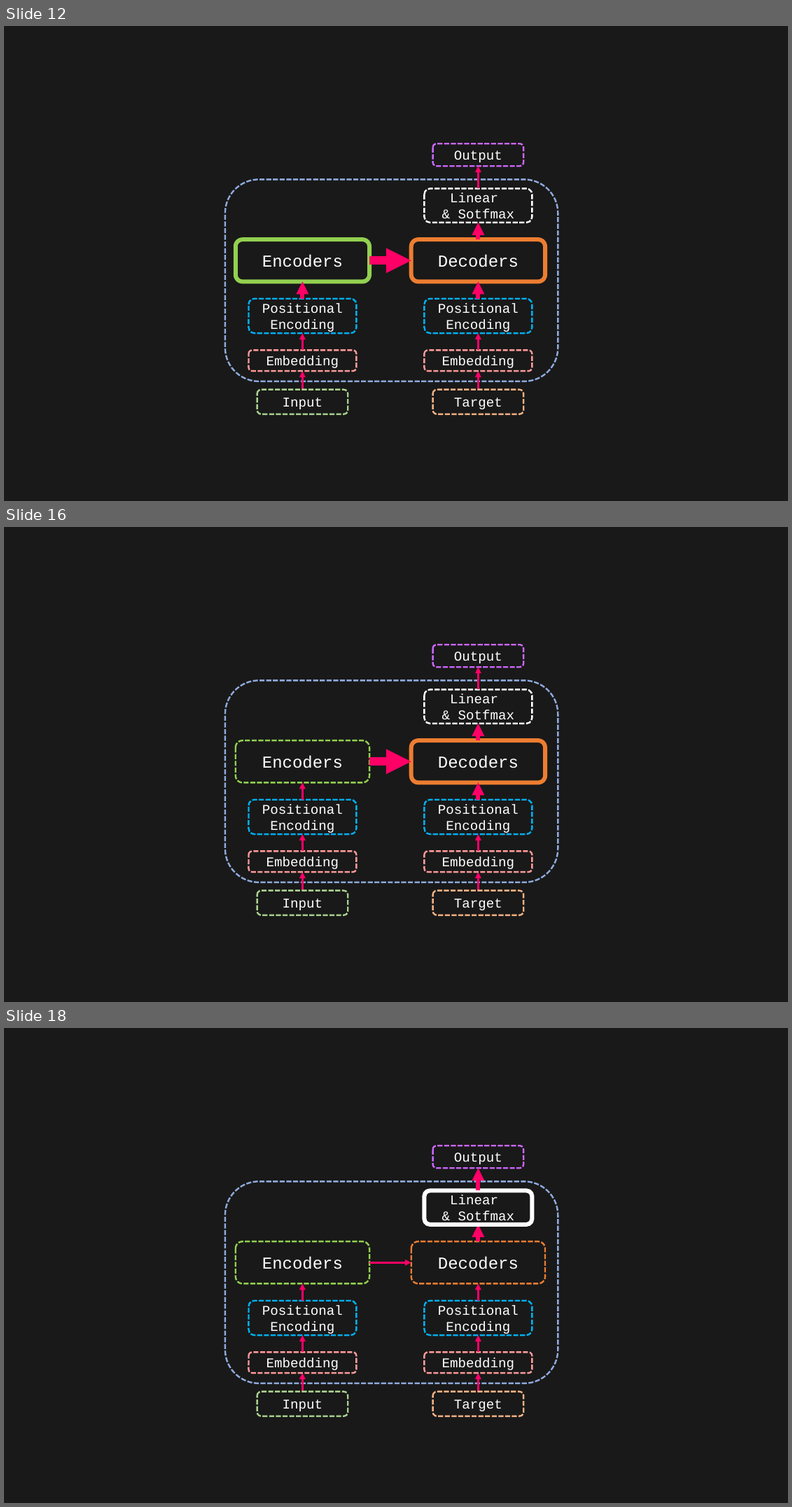
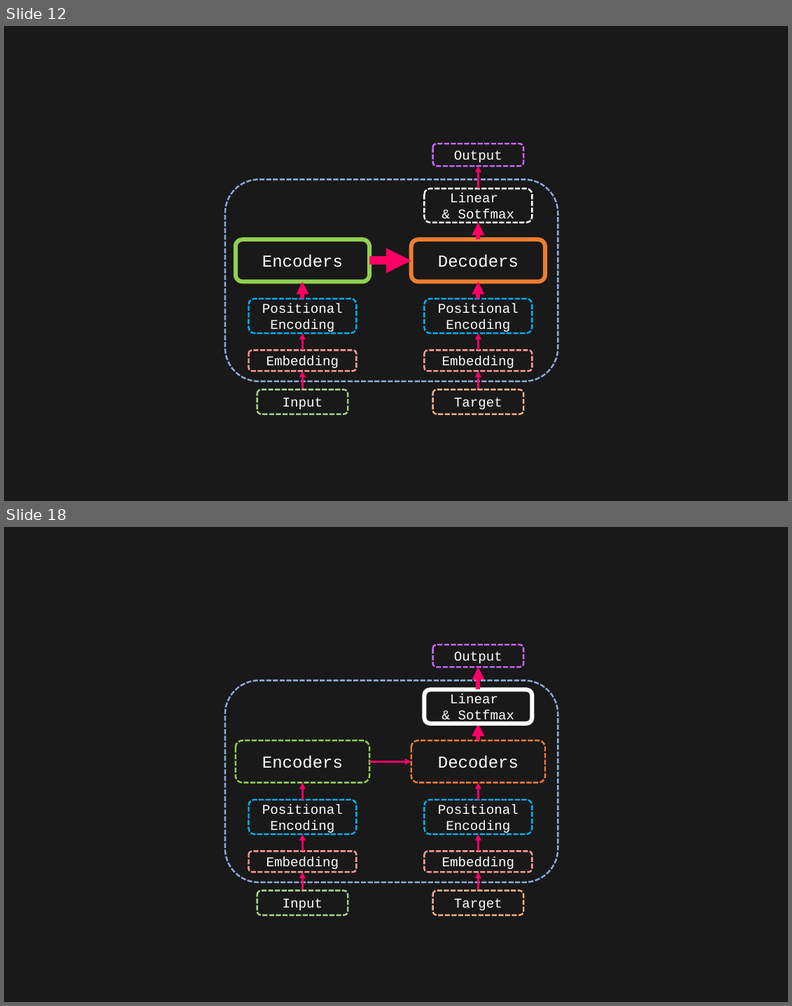
Before and after one commit to toonnyy8/PPT, a slide deck: Attention-is-all-you-need/image.pptx. Shown one above the other, each under a label of ours: slides 12, 16 and 18 before the commit, slides 12 and 18 after it; the slides between them are not shown. The pictures are 792x1507 and 792x1006 pixels, drawn with LibreOffice and Linux fonts; fonts in the diff are those of the drawing. Boxes give left, top, right and bottom in pixels: in the first picture for what was removed or moved away, otherwise in the second. Text is boxed around its words. In the diff, an @@ line names an element or a change of style, - is before the commit and + after.

```diff
--- a/Attention-is-all-you-need/image.pptx
+++ b/Attention-is-all-you-need/image.pptx
@@ slide 16 removed at (4, 527, 788, 1002), background #191919 @@
@@ rounded rectangle removed at (433, 645, 523, 667) @@
-Output
@@ arrow removed from (479, 689) to (479, 667) @@
@@ rounded rectangle removed at (225, 680, 558, 883) @@
@@ rounded rectangle removed at (425, 689, 532, 724) @@
-Linear
-& Sotfmax
@@ arrow removed from (479, 741) to (479, 724) @@
@@ rounded rectangle removed at (236, 741, 369, 783) @@
-Encoders
@@ rounded rectangle removed at (411, 741, 545, 783) @@
-Decoders
@@ arrow removed from (369, 761) to (411, 761) @@
@@ arrow removed from (302, 800) to (302, 783) @@
@@ arrow removed from (479, 800) to (479, 783) @@
@@ rounded rectangle removed at (249, 800, 357, 834) @@
-Positional Encoding
@@ rounded rectangle removed at (425, 800, 532, 834) @@
-Positional Encoding
@@ arrow removed from (302, 851) to (302, 834) @@
@@ arrow removed from (479, 851) to (479, 834) @@
@@ rounded rectangle removed at (249, 851, 357, 872) @@
-Embedding
@@ rounded rectangle removed at (425, 851, 532, 872) @@
-Embedding
@@ arrow removed from (302, 890) to (302, 872) @@
@@ arrow removed from (479, 890) to (479, 872) @@
@@ rounded rectangle removed at (257, 890, 348, 915) @@
-Input
@@ rounded rectangle removed at (433, 890, 523, 915) @@
-Target
```
Also in this commit, not shown: 3 slides changed, 2 slides added, 1 other slide removed, 9 other files.
